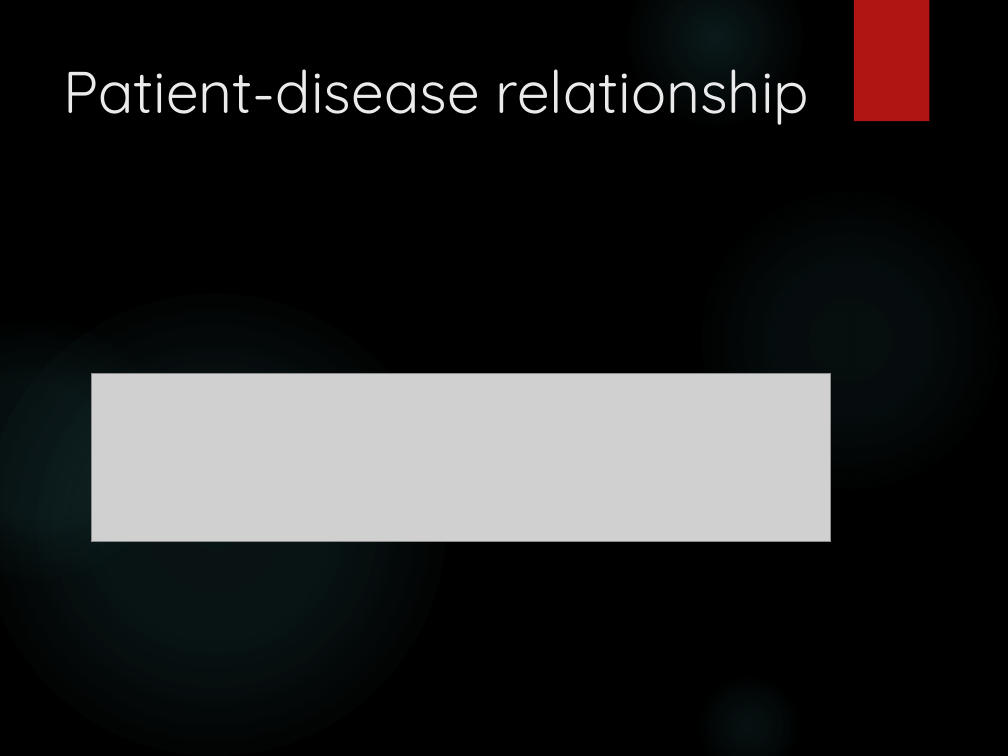
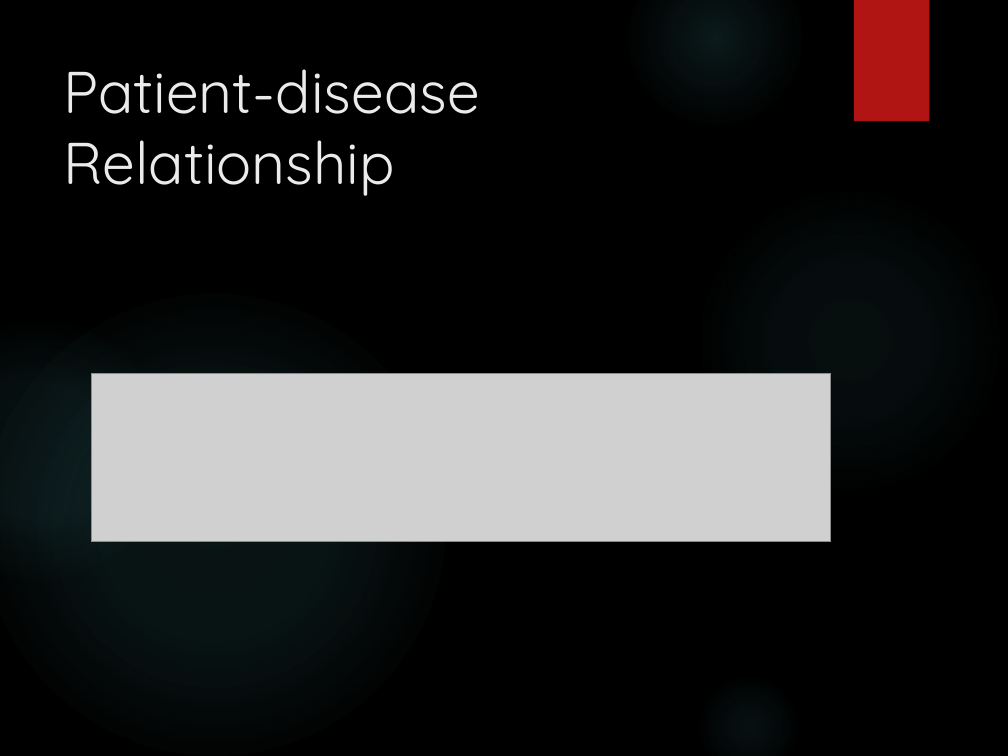
Before and after one commit to leg4822/ustdemo, a slide deck: slide 6 of MongoDB Relational Queries.pptx (slide 7 before the commit). Drawn at 1008x756 pixels with LibreOffice and Linux fonts; fonts in the diff are those of the drawing; grey boxes stand for pictures; background and template pictures are left out. Boxes give left, top, right and bottom in pixels: in the first picture for what was removed or moved away, otherwise in the second. Text is boxed around its words. In the diff, an @@ line names an element or a change of style, - is before the commit and + after.

```diff
--- a/MongoDB Relational Queries.pptx
+++ b/MongoDB Relational Queries.pptx
@@ title at (63, 69, 479, 196): text changed @@
-Patient-disease relationship
+Patient-disease Relationship
```
Also in this commit, not shown: 6 other slides changed, 4 slides removed, 1 other file.
